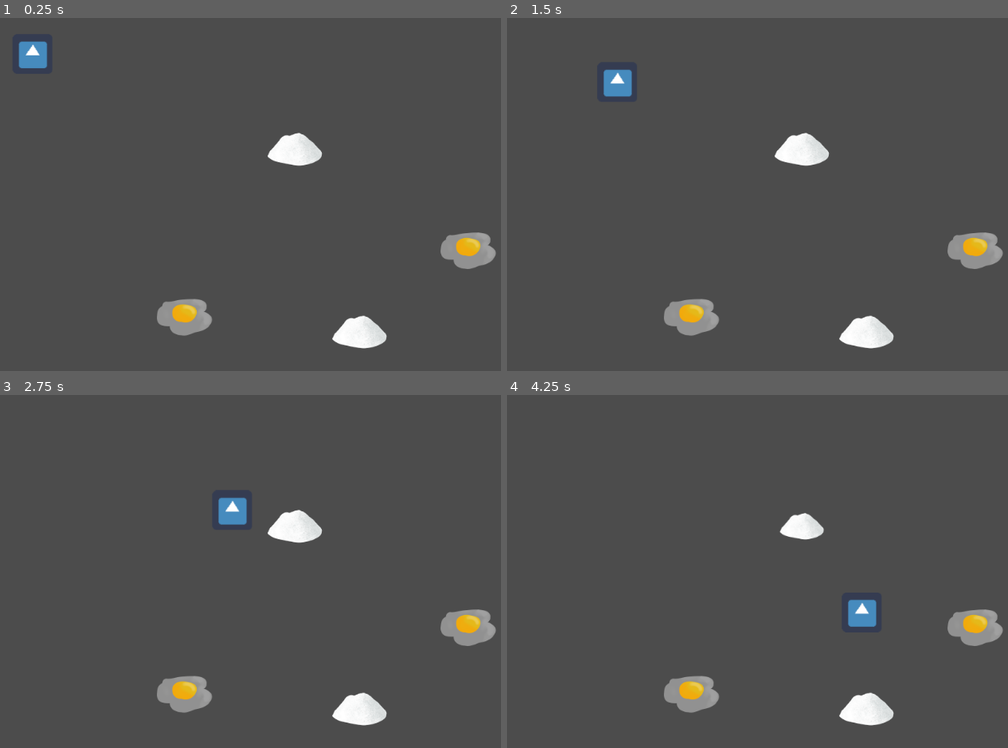
Above: before the commit, frames 1-4 (two rows, left to right).
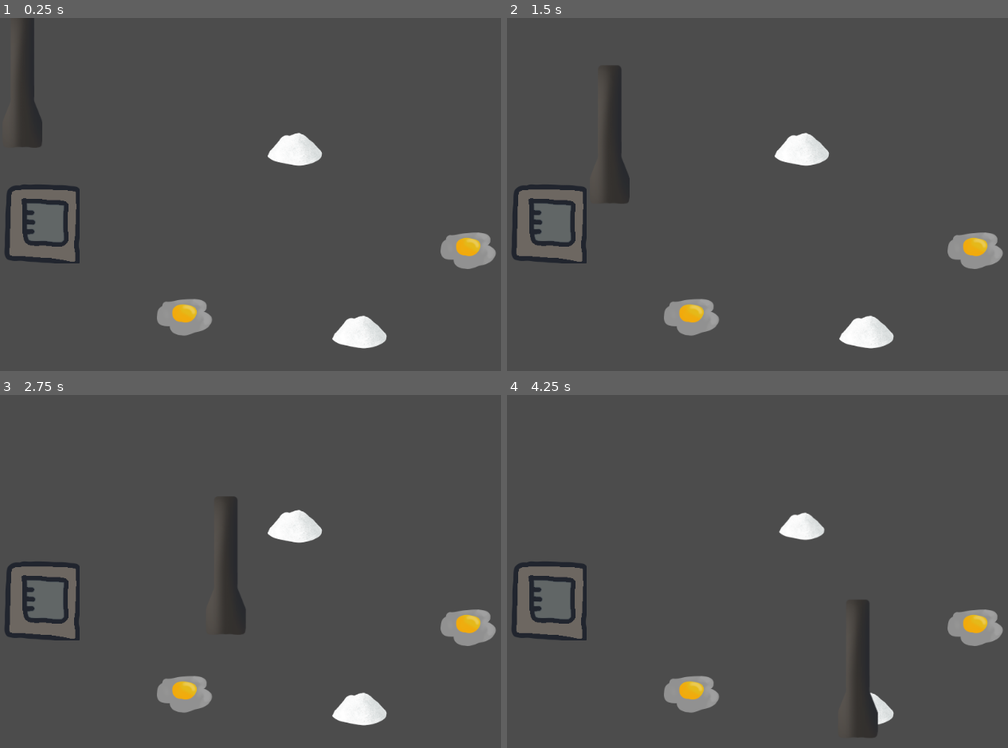
Above: after the commit, the same moments.

Repository: Haydoggo/Go-suck-an-egg
Game: Godot game, scene res://Game.tscn
Same seed, same stepped clock (60 frames per second), same inputs: the game is played once before the commit and once after it. The engine's default icon, where the game draws it, is replaced by a stand-in: a white triangle on a blue panel in a dark square.
Inputs (mouse positions are in pixels of both pictures, inside the frame that each line leads up to):
- Up to frame 1 (0.25 s): no input
- Up to frame 2 (1.5 s): move the mouse to (967, 187) at 0.52 s; move the mouse to (697, 222) at 1.27 s
- Up to frame 3 (2.75 s): move the mouse to (380, 500) at 2.02 s
- Up to frame 4 (4.25 s): move the mouse to (792, 656) at 2.77 s; move the mouse to (outside the picture) at 3.52 s

The runs differ from the first frame. In frame 1, 4.5% of the frame differs, in the area x 0-16%, y 0-70%; in frame 2, 4.5%; in frame 3, 4.5%; in frame 4, 4.7%, in the area x 0-75%, y 33-98%.

Commit message:
Vacuum fills with batter

Diff:
--- a/Game.tscn
+++ b/Game.tscn
@@ -1,9 +1,10 @@
-[gd_scene load_steps=7 format=2]
+[gd_scene load_steps=8 format=2]
 
 [ext_resource path="res://nozzle.gd" type="Script" id=1]
-[ext_resource path="res://icon.png" type="Texture" id=2]
+[ext_resource path="res://assets/art/nozzle.png" type="Texture" id=2]
 [ext_resource path="res://Egg.tscn" type="PackedScene" id=3]
 [ext_resource path="res://Flour.tscn" type="PackedScene" id=4]
+[ext_resource path="res://Vacuum.tscn" type="PackedScene" id=5]
 
 [sub_resource type="CircleShape2D" id=1]
 radius = 29.0689
@@ -14,9 +15,10 @@
 [node name="Game" type="Node2D"]
 
 [node name="nozzle" type="Sprite" parent="."]
-position = Vector2( 86, 95 )
+position = Vector2( 85, -3 )
 z_index = 4096
 texture = ExtResource( 2 )
+offset = Vector2( 1, 97.996 )
 script = ExtResource( 1 )
 
 [node name="Consume" type="Area2D" parent="nozzle"]
@@ -42,3 +44,6 @@
 
 [node name="Flour2" parent="." instance=ExtResource( 4 )]
 position = Vector2( 578, 505 )
+
+[node name="Vacuum" parent="." instance=ExtResource( 5 )]
+position = Vector2( 64, 331 )
--- /dev/null
+++ b/Vacuum.tscn
@@ -0,0 +1,17 @@
+[gd_scene load_steps=4 format=2]
+
+[ext_resource path="res://icon.png" type="Texture" id=1]
+[ext_resource path="res://assets/art/vacuum.png" type="Texture" id=2]
+[ext_resource path="res://vacuum.gd" type="Script" id=3]
+
+[node name="Vacuum" type="Node2D"]
+script = ExtResource( 3 )
+
+[node name="Batter" type="Sprite" parent="."]
+position = Vector2( 9, 35 )
+scale = Vector2( 1.188, 0.769 )
+texture = ExtResource( 1 )
+offset = Vector2( 0, -32 )
+
+[node name="Vacuum" type="Sprite" parent="."]
+texture = ExtResource( 2 )
--- /dev/null
+++ b/vacuum.gd
@@ -0,0 +1,22 @@
+extends Node2D
+
+
+# Declare member variables here. Examples:
+var scale_speed = 200
+
+var max_fill = 5
+var fullness = 0
+
+
+# Called when the node enters the scene tree for the first time.
+func _ready():
+	pass # Replace with function body.
+
+
+# Called every frame. 'delta' is the elapsed time since the previous frame.
+func _process(delta):
+	var total_food = 0
+	for amount_of_food in Global.suckitude.values():
+		total_food += amount_of_food
+	fullness = total_food / max_fill
+	get_node("Batter").scale = (Vector2(1, fullness))
